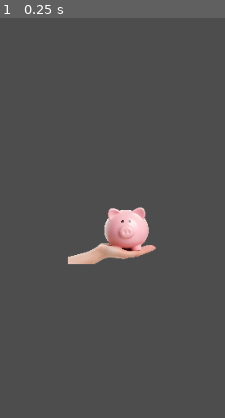
Above: before the commit, frame 1.
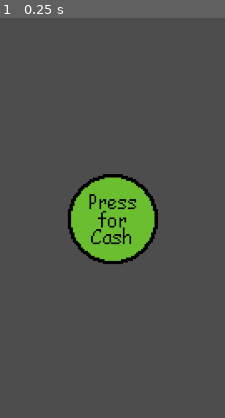
Above: after the commit, the same moment.

Repository: digitalpotato96/Clicker_Game
Game: Godot game, scene res://Scenes/Root.tscn
Same seed, same stepped clock (60 frames per second), same inputs: the game is played once before the commit and once after it.
Inputs:
- Up to frame 1 (0.25 s): no input
The pictures show only the part of the screen within x 25-75%, y 25-75%; the shares and areas given below are measured in that part.

The runs differ from the first frame. In frame 1, 7.5% of the frame differs, in the area x 30-71%, y 39-62%.

Commit message:
V1.3
Added new sprites, and a save data resource.

Diff:
--- /dev/null
+++ b/Resourses/Save_data.gd
@@ -0,0 +1,5 @@
+extends Resource
+
+func save():
+
+	pass
--- a/Scenes/Root.tscn
+++ b/Scenes/Root.tscn
@@ -3,8 +3,8 @@
 [ext_resource type="Texture2D" uid="uid://cfvbx5510oq1o" path="res://Sprites/dollar.png" id="1_a5hps"]
 [ext_resource type="Script" uid="uid://bn8si3ceu8npx" path="res://Scripts/Counter.gd" id="1_kqog5"]
 [ext_resource type="Script" uid="uid://billr0gixlytx" path="res://Scripts/Extra.gd" id="1_oss8w"]
-[ext_resource type="Texture2D" uid="uid://bblxwa3dj8uoc" path="res://Legacy/Assets/piggy.png" id="3_sxhdm"]
 [ext_resource type="Script" uid="uid://2s8lhkynh6gp" path="res://Scripts/test_clicker.gd" id="4_oss8w"]
+[ext_resource type="Texture2D" uid="uid://ximrseswof51" path="res://Sprites/Money button.png" id="4_pl8e4"]
 
 [node name="Main" type="Node"]
 script = ExtResource("1_oss8w")
@@ -62,24 +62,6 @@
 horizontal_alignment = 2
 vertical_alignment = 2
 
-[node name="Added scene here" type="Node" parent="."]
-
-[node name="Clicker" type="TextureButton" parent="Added scene here"]
-anchors_preset = -1
-anchor_left = 0.401852
-anchor_top = 0.448958
-anchor_right = 0.601481
-anchor_bottom = 0.56125
-offset_right = 872.2
-offset_bottom = 872.2
-grow_horizontal = 2
-grow_vertical = 2
-scale = Vector2(0.11, 0.11)
-texture_normal = ExtResource("3_sxhdm")
-stretch_mode = 0
-script = ExtResource("4_oss8w")
-metadata/_edit_use_anchors_ = true
-
 [node name="BuildVersion" type="RichTextLabel" parent="."]
 anchors_preset = 2
 anchor_top = 1.0
@@ -94,4 +76,21 @@
 fit_content = true
 vertical_alignment = 2
 
+[node name="Added scene here" type="Node" parent="."]
+
+[node name="Clicker" type="TextureButton" parent="Added scene here"]
+anchors_preset = -1
+anchor_left = 0.401852
+anchor_top = 0.448958
+anchor_right = 0.601481
+anchor_bottom = 0.56125
+offset_right = 872.2
+offset_bottom = 872.2
+grow_horizontal = 2
+grow_vertical = 2
+scale = Vector2(0.11, 0.11)
+texture_normal = ExtResource("4_pl8e4")
+stretch_mode = 0
+script = ExtResource("4_oss8w")
+
 [connection signal="pressed" from="Added scene here/Clicker" to="Added scene here/Clicker" method="_on_pressed"]
Not shown, added: Resourses/Save_data.gd.uid
Binary file added: Sprites/Money button.png
Not shown, added: Sprites/Money button.png.import
